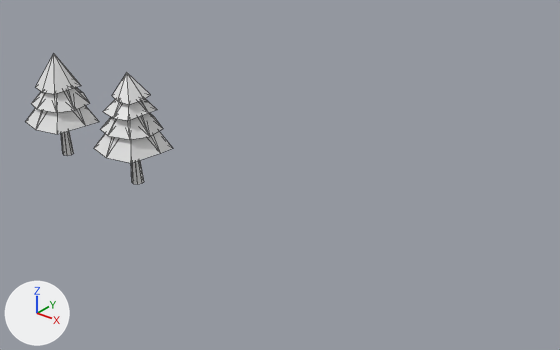
Before and after pictures for a commit that changed the COLLADA model data/plant_models/road_construction_site/spatial_elements/meshes/import/EnviromentModels.dae.
Both versions are drawn from a 50 mm camera at (29.6, -20.5, 15.5) aimed at (10.6, 3.2, 0.8). The axes (+X, +Y, +Z) are drawn at lower left. The lights are the same throughout. Mesh edges are drawn as thin lines.

In view in the first picture: 'Tree_001', 'Tree_002'.
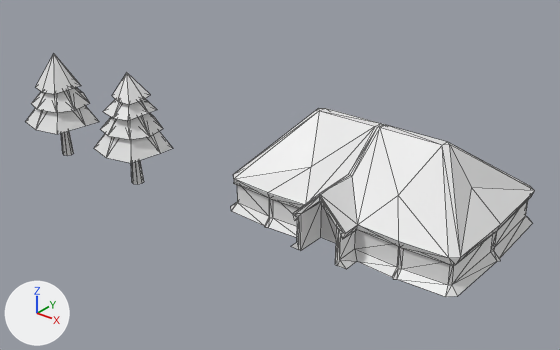
The change, as a list of edits to the scene's bpy script:
```text
Add me_tentbig_001:
    me_tentbig_001.from_pydata(...)  # 174 vertices, 306 faces; spans x -5.5..5.5, y 0.0..8.1, z -0.1..4.0
    me_tentbig_001.materials.append(mat_lookup_material)  # white #e7e7e7
Add ob_tentbig_001:
    ob_tentbig_001 = bpy.data.objects.new('TentBig_001', me_tentbig_001)
    ob_tentbig_001.location = (15.0, 0.0, 0.0)
```

What differs and where, as boxes [x1, y1, x2, y2] in the pictures (560 x 350 px):
'TentBig_001', added
    after: [231, 108, 534, 297]
